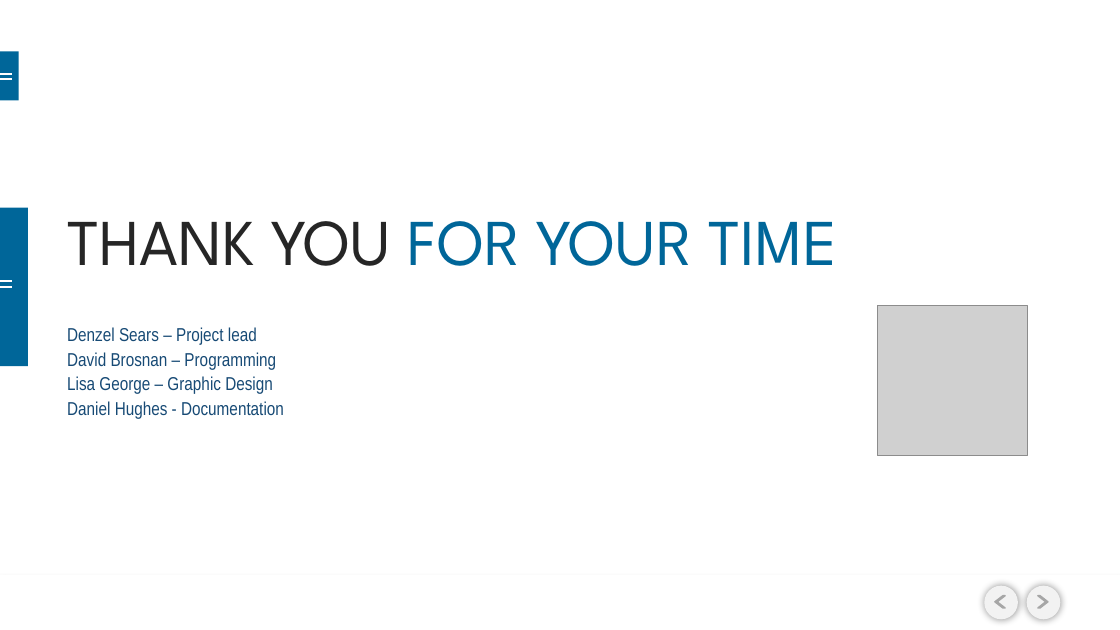
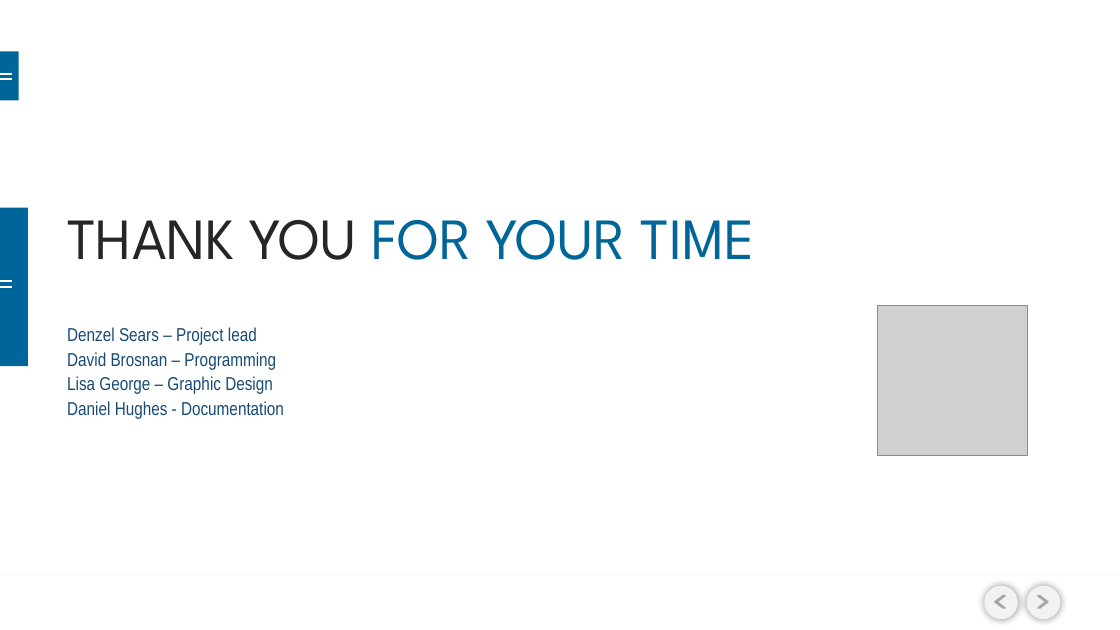
Before and after one commit to BioRubeBotProject/biorubebot-production, a slide deck: slide 14 of Documents/BIORUBEBOT- CS452 Spring 17.pptx (slide 13 before the commit). Drawn at 1120x630 pixels with LibreOffice and Linux fonts; fonts in the diff are those of the drawing; grey boxes stand for pictures; background and template pictures are left out. Boxes give left, top, right and bottom in pixels: in the first picture for what was removed or moved away, otherwise in the second. Text is boxed around its words. In the diff, an @@ line names an element or a change of style, - is before the commit and + after.

```diff
--- a/Documents/BIORUBEBOT- CS452 Spring 17.pptx
+++ b/Documents/BIORUBEBOT- CS452 Spring 17.pptx
@@ text "THANK YOU FOR YOUR TIME" at (67,220,755,260): size 42 to 37.5 pt @@
```
Also in this commit, not shown: 8 other slides changed, 1 slide added.
